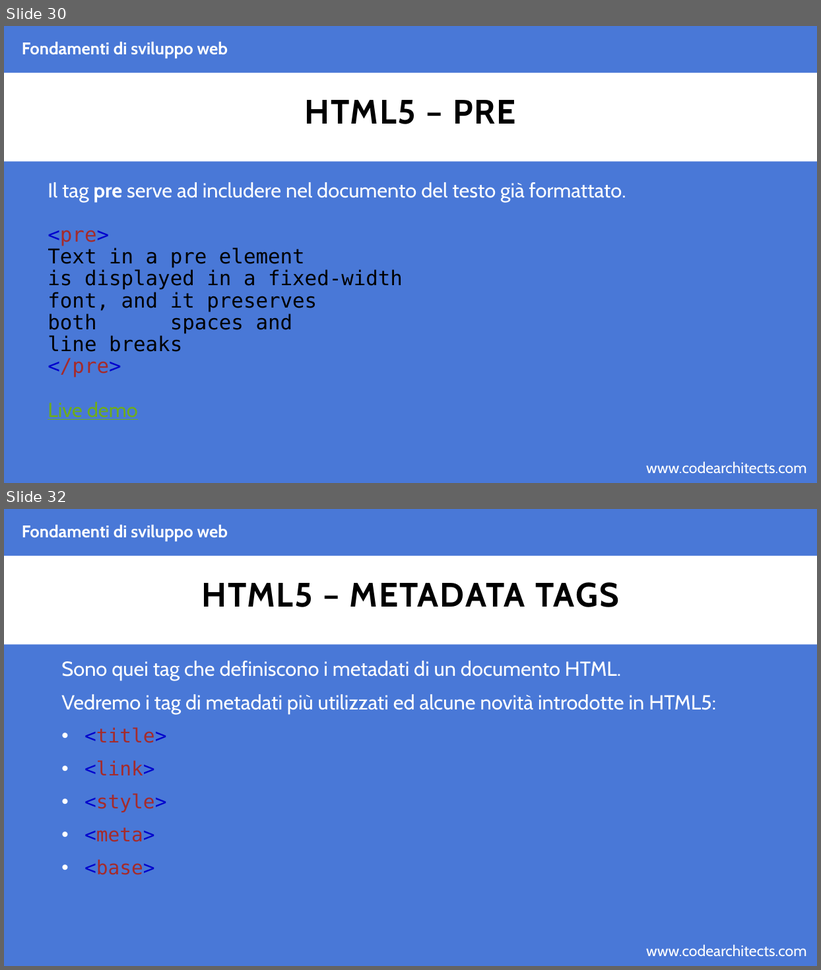
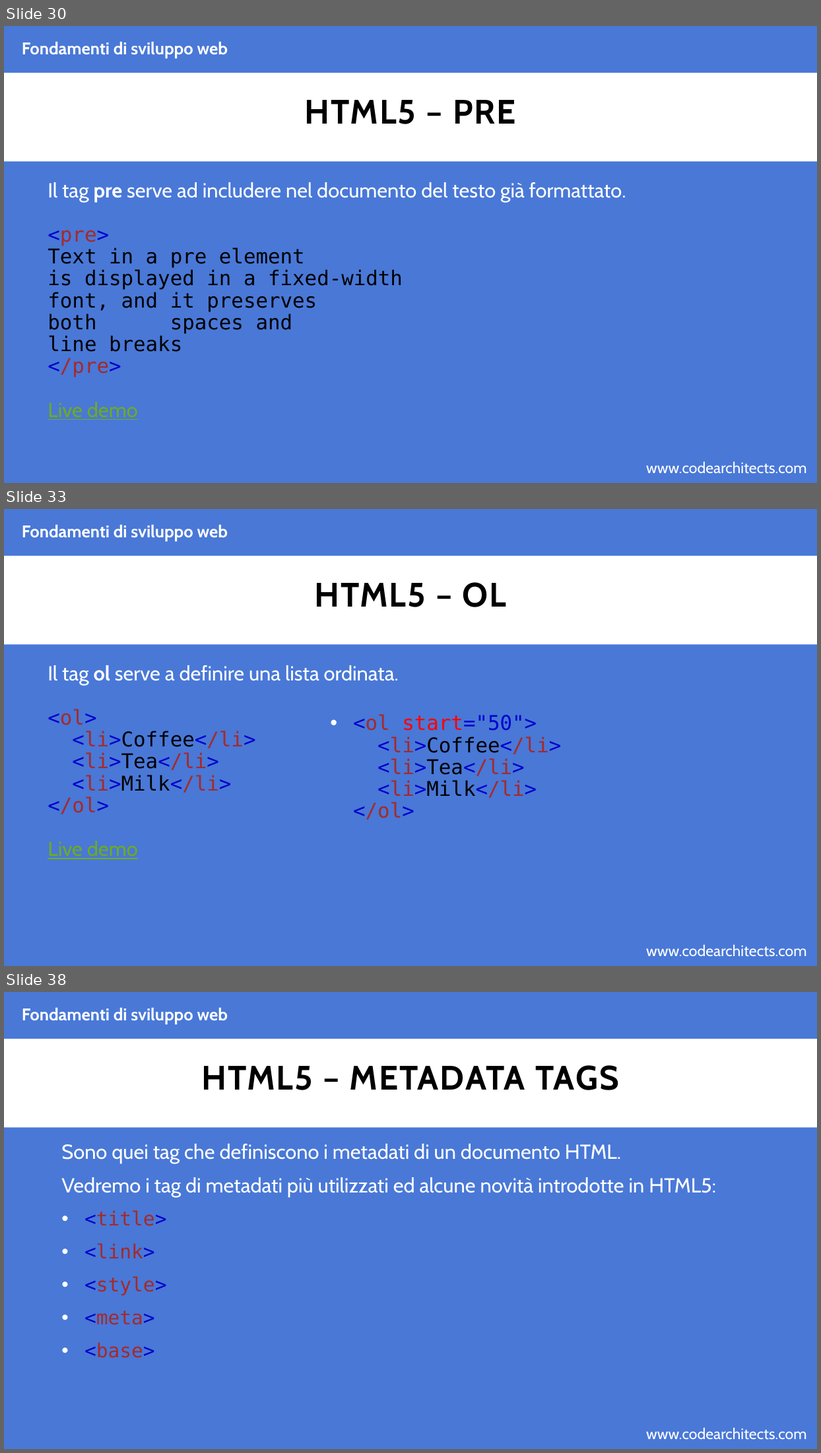
Before and after one commit to CodeArchitectsTraining/fondamenti-sviluppo-web-29052018, a slide deck: slides/html.pptx. Shown one above the other, each under a label of ours: slides 30 and 32 before the commit, slides 30, 33 and 38 after it; the slides between them are not shown. The pictures are 821x970 and 821x1453 pixels, drawn with LibreOffice and Linux fonts; fonts in the diff are those of the drawing; background and template pictures are left out. Boxes give left, top, right and bottom in pixels: in the first picture for what was removed or moved away, otherwise in the second. Text is boxed around its words. In the diff, an @@ line names an element or a change of style, - is before the commit and + after.

Commit message:
adding html slides

```diff
--- a/slides/html.pptx
+++ b/slides/html.pptx
@@ slide 33 added at box(4, 509, 817, 966), background #4978D7; not listed: 2 template elements that a slide beside it also shows @@
@@ text added at box(22, 524, 228, 541), 20 pt, text #FFFFFF, bold @@
+Fondamenti di sviluppo web
@@ title added at box(315, 582, 507, 607), 40 pt, text #000000, bold @@
+HTML5 – OL
@@ text added at box(48, 665, 399, 859), 24 pt, text #FFFFFF @@
+Il tag ol serve a definire una lista ordinata.
+<ol>
+<li>Coffee</li>
+<li>Tea</li>
+<li>Milk</li>
+</ol>
+Live demo
@@ text added at box(353, 714, 561, 820), 24 pt, text #0000CD @@
+• <ol start="50">
+  <li>Coffee</li>
+  <li>Tea</li>
+  <li>Milk</li>
+  </ol>
@@ what was slide 32 is now slide 38 @@
```
Also in this commit, not shown: 1 slide changed, 5 other slides added, 1 other file.
